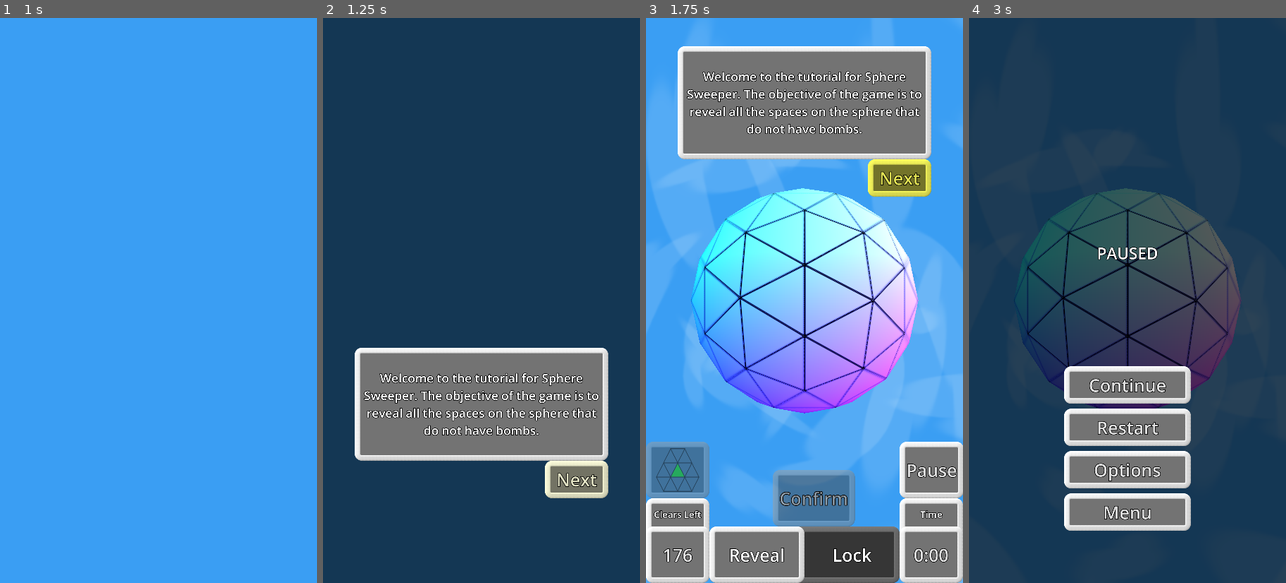
Above: before the commit, frames 1-4 (left to right).
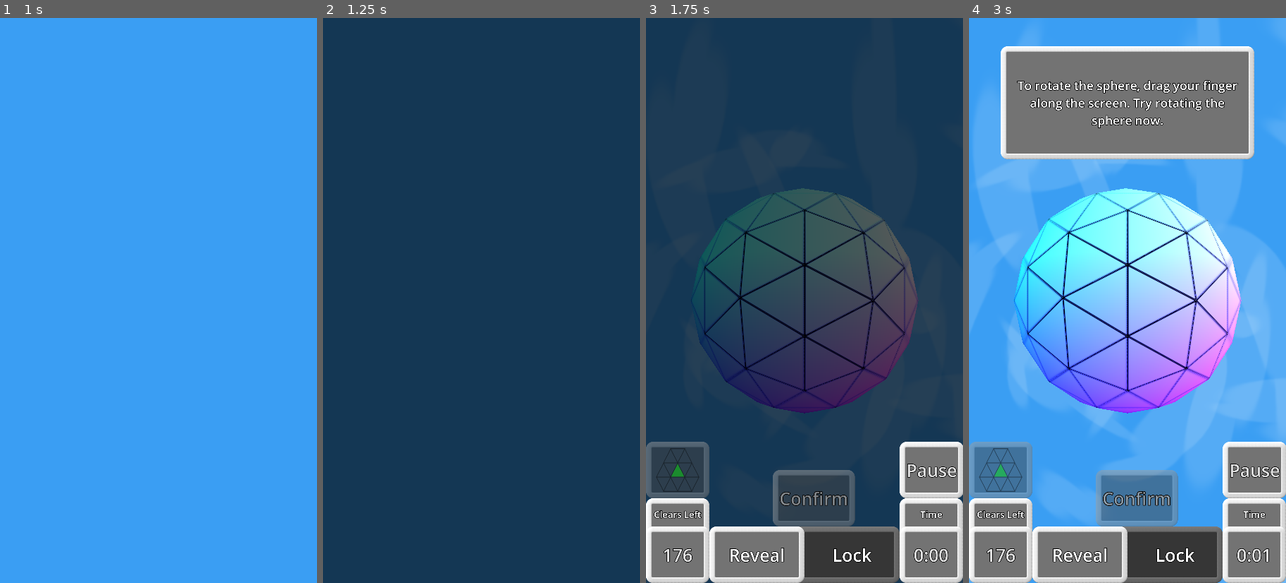
Above: after the commit, the same moments.

Repository: WalynC/sphereSweeperGodot
Game: Godot game, scene res://mainScenes/menu_scene.tscn
The game is run twice, just before and just after one commit, with the same random seed, the same clock (stepped at 60 frames per second) and the same inputs. Sound files missing from this copy of the repository are replaced by a short silence.
Inputs (mouse positions are in pixels of both pictures, inside the frame that each line leads up to):
- Up to frame 1 (1 s): click "Tutorial" at 0.5 s
- Up to frame 2 (1.25 s): no input
- Up to frame 3 (1.75 s): click (899, 481) at 1.25 s, where only the run before the commit has a clickable "Next"
- Up to frame 4 (3 s): click "Pause" at 2 s; click (1222, 176) at 2.75 s, where only the run after the commit has a clickable "Next"

Frame 1 is identical in both runs. In frame 2, 17% of the frame differs, in the area x 10-90%, y 58-85%; in frame 3, 86%; in frame 4, 100%, in the area x 0-100%, y 0-100%.

Commit message:
Tutorial box now goes down from top of screen

Diff:
--- a/mainScenes/tutorial.tscn
+++ b/mainScenes/tutorial.tscn
@@ -21,6 +21,7 @@
 [ext_resource type="PackedScene" uid="uid://16sbkfghev5" path="res://uiScenes/options_menu.tscn" id="17_d6i8j"]
 [ext_resource type="Script" path="res://scripts/ChainClearText.gd" id="18_uscf3"]
 [ext_resource type="Script" path="res://scripts/RevealSound.gd" id="19_ni5lf"]
+[ext_resource type="PackedScene" uid="uid://driihekxomi1s" path="res://uiScenes/tutorial_box.tscn" id="19_t75en"]
 [ext_resource type="AudioStream" uid="uid://b071gsm2i5i3u" path="res://Sounds/xylC.wav" id="20_s31lb"]
 [ext_resource type="AudioStream" uid="uid://bo86f37aeajl3" path="res://Sounds/xylCSh.wav" id="21_2iaph"]
 [ext_resource type="AudioStream" uid="uid://ctwugljvi66li" path="res://Sounds/xylD.wav" id="22_1hu3f"]
@@ -68,28 +69,6 @@
 [sub_resource type="ShaderMaterial" id="ShaderMaterial_fwbbn"]
 shader = ExtResource("12_dvn5q")
 
-[sub_resource type="Animation" id="Animation_j3iip"]
-resource_name = "glow"
-length = 2.0
-loop_mode = 1
-tracks/0/type = "value"
-tracks/0/imported = false
-tracks/0/enabled = true
-tracks/0/path = NodePath(".:self_modulate")
-tracks/0/interp = 1
-tracks/0/loop_wrap = true
-tracks/0/keys = {
-"times": PackedFloat32Array(1, 2),
-"transitions": PackedFloat32Array(1, 1),
-"update": 0,
-"values": [Color(1, 1, 0, 1), Color(1, 1, 1, 1)]
-}
-
-[sub_resource type="AnimationLibrary" id="AnimationLibrary_amicg"]
-_data = {
-"glow": SubResource("Animation_j3iip")
-}
-
 [sub_resource type="FontVariation" id="FontVariation_rljuc"]
 variation_embolden = 0.66
 spacing_glyph = 2
@@ -208,8 +187,8 @@
 
 [node name="win_screen" parent="ControlRoot" node_paths=PackedStringArray("gm", "gameUI") instance=ExtResource("14_e8obx")]
 layout_mode = 1
-offset_top = 1024.0
-offset_bottom = 2048.0
+offset_top = 2560.0
+offset_bottom = 3584.0
 mouse_filter = 1
 gm = NodePath("../..")
 gameUI = NodePath("../game_ui")
@@ -222,76 +201,34 @@
 
 [node name="tutorial_pause_menu" parent="ControlRoot" node_paths=PackedStringArray("gm", "gameUI", "optionsUI") instance=ExtResource("15_kkf3v")]
 layout_mode = 1
-offset_top = 1024.0
-offset_bottom = 2048.0
+offset_top = 1280.0
+offset_bottom = 2560.0
 gm = NodePath("../..")
 gameUI = NodePath("../game_ui")
 optionsUI = NodePath("../options_menu")
 
 [node name="options_menu" parent="ControlRoot" node_paths=PackedStringArray("previousUI") instance=ExtResource("17_d6i8j")]
 layout_mode = 1
-offset_top = 1024.0
-offset_bottom = 2048.0
+offset_top = 1280.0
+offset_bottom = 2560.0
 previousUI = NodePath("../tutorial_pause_menu")
 
-[node name="game_ui" parent="ControlRoot" node_paths=PackedStringArray("gm", "controls", "pauseScreen", "tutorial") instance=ExtResource("15_vnmci")]
-layout_mode = 1
-offset_top = 1024.0
-offset_bottom = 2048.0
+[node name="tutorialBox" parent="ControlRoot" instance=ExtResource("19_t75en")]
+layout_mode = 1
+offset_top = -1280.0
+offset_bottom = 0.0
+scale = Vector2(0.5, 0.5)
+
+[node name="game_ui" parent="ControlRoot" node_paths=PackedStringArray("gm", "controls", "pauseScreen") instance=ExtResource("15_vnmci")]
+layout_mode = 1
+offset_top = 1280.0
+offset_bottom = 2560.0
 gm = NodePath("../..")
 controls = NodePath("../../Controls")
 pauseScreen = NodePath("../tutorial_pause_menu")
-tutorial = NodePath("tutorialBox")
-
-[node name="tutorialBox" type="Control" parent="ControlRoot/game_ui"]
-layout_mode = 1
-anchors_preset = 15
-anchor_right = 1.0
-anchor_bottom = 1.0
-grow_horizontal = 2
-grow_vertical = 2
-mouse_filter = 2
-
-[node name="Panel" type="Panel" parent="ControlRoot/game_ui/tutorialBox"]
-layout_mode = 1
-anchors_preset = -1
-anchor_left = 0.1
-anchor_top = 0.05
-anchor_right = 0.9
-anchor_bottom = 0.25
-offset_top = -9.91821e-05
-offset_bottom = -9.15527e-05
-
-[node name="tutorialText" type="Label" parent="ControlRoot/game_ui/tutorialBox"]
-layout_mode = 1
-anchors_preset = -1
-anchor_left = 0.1
-anchor_top = 0.05
-anchor_right = 0.9
-anchor_bottom = 0.25
-offset_left = 30.0
-offset_top = 30.0
-offset_right = -30.0
-offset_bottom = -30.0
-theme_override_font_sizes/font_size = 55
-text = "test"
-horizontal_alignment = 1
-vertical_alignment = 1
-autowrap_mode = 2
-
-[node name="Button" type="Button" parent="ControlRoot/game_ui/tutorialBox"]
-layout_mode = 1
-anchors_preset = -1
-anchor_left = 0.7
-anchor_top = 0.25
-anchor_right = 0.9
-anchor_bottom = 0.3
-text = "Next"
-
-[node name="AnimationPlayer" type="AnimationPlayer" parent="ControlRoot/game_ui/tutorialBox/Button"]
-libraries = {
-"": SubResource("AnimationLibrary_amicg")
-}
+
+[node name="UITransition" parent="ControlRoot/game_ui" index="8" node_paths=PackedStringArray("upControl")]
+upControl = NodePath("../../tutorialBox")
 
 [node name="chainClearText" type="Label" parent="ControlRoot"]
 layout_mode = 1
@@ -331,7 +268,7 @@
 [node name="Tutorial" type="Node" parent="." node_paths=PackedStringArray("tutorialStepContainer", "instructionsText", "sIndicat", "tIndicat", "controls", "nextStepSound")]
 script = ExtResource("35_t3qiy")
 tutorialStepContainer = NodePath(".")
-instructionsText = NodePath("../ControlRoot/game_ui/tutorialBox/tutorialText")
+instructionsText = NodePath("../ControlRoot/tutorialBox/tutorialText")
 sIndicat = NodePath("../WorldPivot/SelectIndicator")
 tIndicat = NodePath("../WorldPivot/TutorialIndicator")
 controls = NodePath("../Controls")
@@ -339,7 +276,7 @@
 
 [node name="intro" type="Node" parent="Tutorial" node_paths=PackedStringArray("button")]
 script = ExtResource("36_axjuh")
-button = NodePath("../../ControlRoot/game_ui/tutorialBox/Button")
+button = NodePath("../../ControlRoot/tutorialBox/Button")
 instructions = "Welcome to the tutorial for Sphere Sweeper. The objective of the game is to reveal all the spaces on the sphere that do not have bombs."
 
 [node name="RotateStep" type="Node" parent="Tutorial" node_paths=PackedStringArray("pivot")]
@@ -356,7 +293,7 @@
 
 [node name="beginExplain" type="Node" parent="Tutorial" node_paths=PackedStringArray("button")]
 script = ExtResource("36_axjuh")
-button = NodePath("../../ControlRoot/game_ui/tutorialBox/Button")
+button = NodePath("../../ControlRoot/tutorialBox/Button")
 instructions = "The game begins when you reveal a space. In this tutorial, you will be instructed as to which space to reveal first, but in a normal game you can reveal any space you want."
 
 [node name="SelectStep" type="Node" parent="Tutorial" node_paths=PackedStringArray("controls")]
@@ -367,7 +304,7 @@
 
 [node name="revealExplain" type="Node" parent="Tutorial" node_paths=PackedStringArray("button")]
 script = ExtResource("36_axjuh")
-button = NodePath("../../ControlRoot/game_ui/tutorialBox/Button")
+button = NodePath("../../ControlRoot/tutorialBox/Button")
 instructions = "When you reveal a space, the amount of bombs hidden around that space will be displayed. If there are no bombs nearby, all of the spaces neighboring it will be revealed!"
 
 [node name="TapStep" type="Node" parent="Tutorial" node_paths=PackedStringArray("controls")]
@@ -413,7 +350,7 @@
 
 [node name="neighborExplain" type="Node" parent="Tutorial" node_paths=PackedStringArray("button")]
 script = ExtResource("36_axjuh")
-button = NodePath("../../ControlRoot/game_ui/tutorialBox/Button")
+button = NodePath("../../ControlRoot/tutorialBox/Button")
 instructions = "When you reveal a space in Neighbor Select mode, the space you selected and its neighbors will be revealed. When in Lock mode, if there are unlocked neighbors, they will be locked; otherwise, all neighbors will be unlocked."
 
 [node name="SelectStep3" type="Node" parent="Tutorial" node_paths=PackedStringArray("controls")]
@@ -456,3 +393,5 @@
 [connection signal="new_game" from="ControlRoot/tutorial_pause_menu" to="Tutorial" method="Reset"]
 
 [editable path="ControlRoot/win_screen"]
+[editable path="ControlRoot/tutorialBox"]
+[editable path="ControlRoot/game_ui"]
--- a/scripts/UITransition.gd
+++ b/scripts/UITransition.gd
@@ -1,6 +1,7 @@
 extends Control
 class_name UITransition
 @export var control : Control
+@export var upControl : Control
 var blocker : Control
 
 func _ready():
@@ -10,11 +11,13 @@
 	blocker.mouse_filter = Control.MOUSE_FILTER_STOP
 	var tween = create_tween()
 	tween.tween_property(control, "position", Vector2(0,control.get_parent_control().size.y),.5)
+	if (upControl):tween.tween_property(upControl, "position", Vector2(0,-upControl.get_parent_control().size.y),.5)
 	return tween
 
 func enter_screen():
 	var tween = create_tween()
 	tween.tween_property(control, "position", Vector2(0,0),.5)
+	if (upControl):tween.tween_property(upControl, "position", Vector2(0,0),.5)
 	tween.tween_callback(disableBlocker)
 	return tween
 
--- /dev/null
+++ b/scripts/ui/TutorialBox.gd
@@ -0,0 +1,7 @@
+extends Control
+
+
+func _ready():
+	set_deferred("size", get_parent_control().size*2)
+	set_deferred("position", Vector2(0,-get_parent_control().size.y))
+	pass
--- /dev/null
+++ b/uiScenes/tutorial_box.tscn
@@ -0,0 +1,78 @@
+[gd_scene load_steps=4 format=3 uid="uid://driihekxomi1s"]
+
+[ext_resource type="Script" path="res://scripts/ui/TutorialBox.gd" id="1_2qtlt"]
+
+[sub_resource type="Animation" id="Animation_j3iip"]
+resource_name = "glow"
+length = 2.0
+loop_mode = 1
+tracks/0/type = "value"
+tracks/0/imported = false
+tracks/0/enabled = true
+tracks/0/path = NodePath(".:self_modulate")
+tracks/0/interp = 1
+tracks/0/loop_wrap = true
+tracks/0/keys = {
+"times": PackedFloat32Array(1, 2),
+"transitions": PackedFloat32Array(1, 1),
+"update": 0,
+"values": [Color(1, 1, 0, 1), Color(1, 1, 1, 1)]
+}
+
+[sub_resource type="AnimationLibrary" id="AnimationLibrary_amicg"]
+_data = {
+"glow": SubResource("Animation_j3iip")
+}
+
+[node name="tutorialBox" type="Control"]
+layout_mode = 3
+anchors_preset = 15
+anchor_right = 1.0
+anchor_bottom = 1.0
+offset_right = 720.0
+offset_bottom = 1280.0
+grow_horizontal = 2
+grow_vertical = 2
+mouse_filter = 2
+script = ExtResource("1_2qtlt")
+
+[node name="Panel" type="Panel" parent="."]
+layout_mode = 1
+anchors_preset = -1
+anchor_left = 0.1
+anchor_top = 0.05
+anchor_right = 0.9
+anchor_bottom = 0.25
+offset_top = -9.91821e-05
+offset_bottom = -9.15527e-05
+
+[node name="tutorialText" type="Label" parent="."]
+layout_mode = 1
+anchors_preset = -1
+anchor_left = 0.1
+anchor_top = 0.05
+anchor_right = 0.9
+anchor_bottom = 0.25
+offset_left = 30.0
+offset_top = 30.0
+offset_right = -30.0
+offset_bottom = -30.0
+theme_override_font_sizes/font_size = 55
+text = "test"
+horizontal_alignment = 1
+vertical_alignment = 1
+autowrap_mode = 2
+
+[node name="Button" type="Button" parent="."]
+layout_mode = 1
+anchors_preset = -1
+anchor_left = 0.7
+anchor_top = 0.25
+anchor_right = 0.9
+anchor_bottom = 0.3
+text = "Next"
+
+[node name="AnimationPlayer" type="AnimationPlayer" parent="Button"]
+libraries = {
+"": SubResource("AnimationLibrary_amicg")
+}
Not shown: 1 places in mainScenes/tutorial.tscn that only renumber resources
